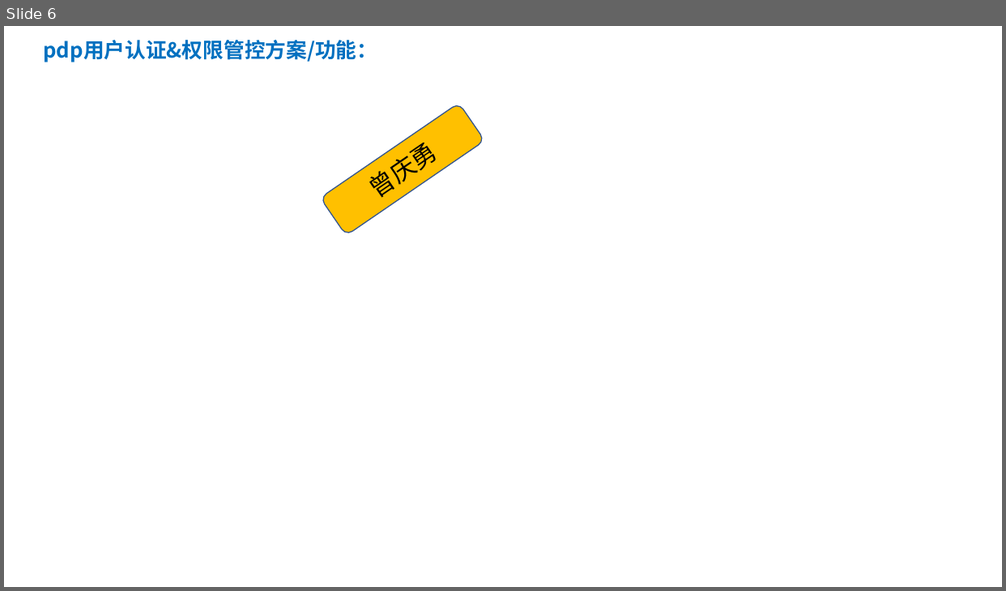
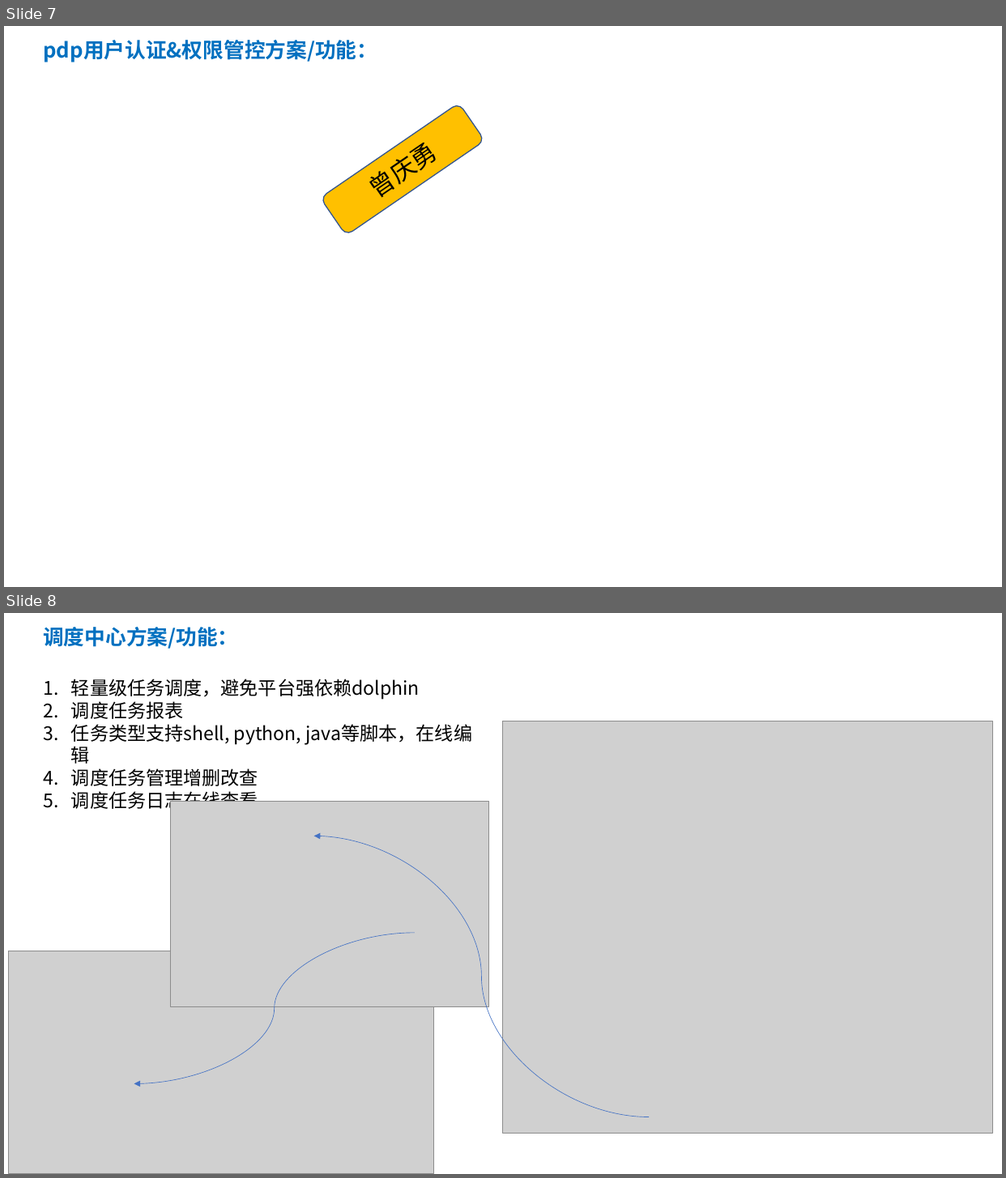
Before and after one commit to moutainhigh/pdp, a slide deck: doc/pdp方案设计-20210929.pptx. Shown one above the other, each under a label of ours: slide 6 before the commit, slides 7 and 8 after it. The pictures are 1006x591 and 1006x1178 pixels, drawn with LibreOffice and Linux fonts; fonts in the diff are those of the drawing; grey boxes stand for pictures. Boxes give left, top, right and bottom in pixels: in the first picture for what was removed or moved away, otherwise in the second. Text is boxed around its words. In the diff, an @@ line names an element or a change of style, - is before the commit and + after.

```diff
--- a/doc/pdp方案设计-20210929.pptx
+++ b/doc/pdp方案设计-20210929.pptx
@@ slide 8 added at (4, 613, 1002, 1174), background #FFFFFF @@
@@ text added at (43, 627, 238, 649), 20 pt, text #0070C0, bold @@
+调度中心方案/功能：
@@ text added at (71, 679, 472, 811), 18 pt, text #000000 @@
+1. 轻量级任务调度，避免平台强依赖dolphin
+2. 调度任务报表
+3. 任务类型支持shell, python, java等脚本，在线编辑
+4. 调度任务管理增删改查
+5. 调度任务日志在线查看
@@ picture added at (503, 722, 993, 1134) @@
@@ picture added at (170, 802, 488, 1007) @@
@@ curved arrow added from (650, 1118) to (314, 836), #4472C4 0.5 pt @@
@@ picture added at (9, 952, 434, 1174) @@
@@ curved arrow added from (414, 933) to (134, 1084), #4472C4 0.5 pt @@
@@ what was slide 6 is now slide 7 @@
```
Also in this commit, not shown: 2 other slides added, 1 slide removed, 48 other files.
